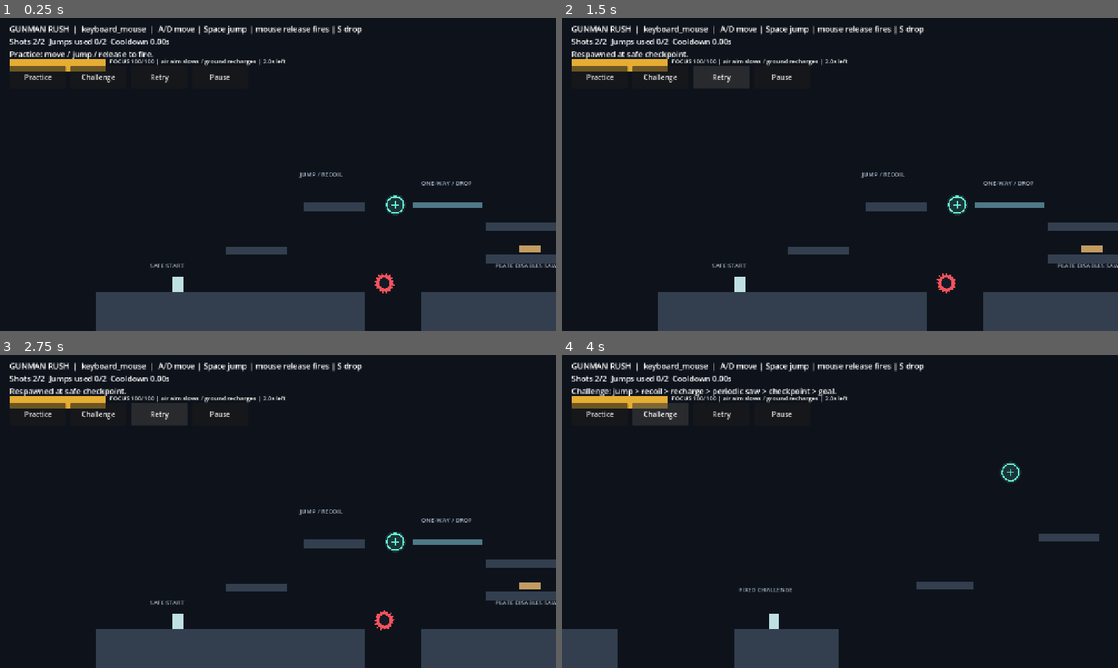
Above: before the commit, frames 1-4 (two rows, left to right).
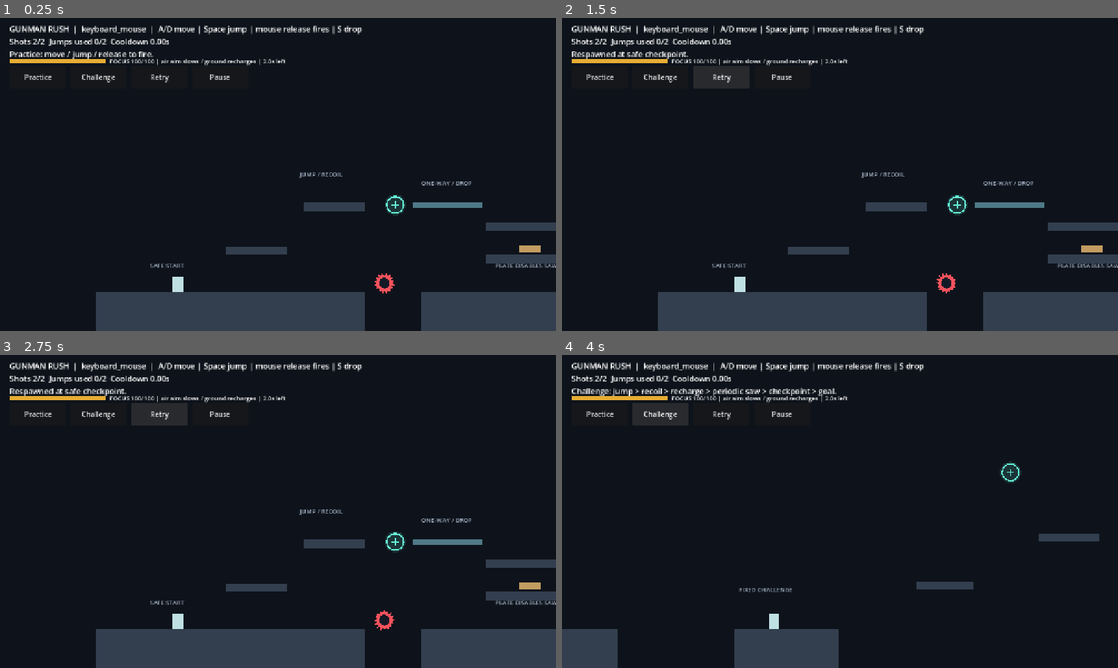
Above: after the commit, the same moments.

Repository: zhipijun1996/gunman-rush
Game: Godot game, scene res://scenes/test_levels/graybox.tscn
Same seed, same stepped clock (60 frames per second), same inputs: the game is played once before the commit and once after it.
Inputs:
- Up to frame 1 (0.25 s): no input
- Up to frame 2 (1.5 s): click "Retry" at 0.5 s; click "Retry" at 1.25 s
- Up to frame 3 (2.75 s): click "Retry" at 2 s
- Up to frame 4 (4 s): click "Practice" at 2.75 s; click "Challenge" at 3.5 s

The runs differ from the first frame. In frame 1, 0.5% of the frame differs, in the area x 1-19%, y 14-18%; in frame 2, 0.5%; in frame 3, 0.5%; in frame 4, 0.5%.

Commit message:
fix: keep focus meter clear of level selection buttons

Diff:
--- a/scripts/player/graybox.gd
+++ b/scripts/player/graybox.gd
@@ -167,6 +167,8 @@
 	focus_bar.add_theme_stylebox_override("background", bar_background)
 	focus_bar.add_theme_stylebox_override("fill", bar_fill)
 	focus_bar.size = Vector2(220, 10)
+	# ProgressBar retains a theme minimum height; shrink its visual/control bounds.
+	focus_bar.scale = Vector2(1.0, 0.35)
 	canvas.add_child(focus_bar)
 	focus_label = Label.new()
 	focus_label.position = Vector2(252, 90)
